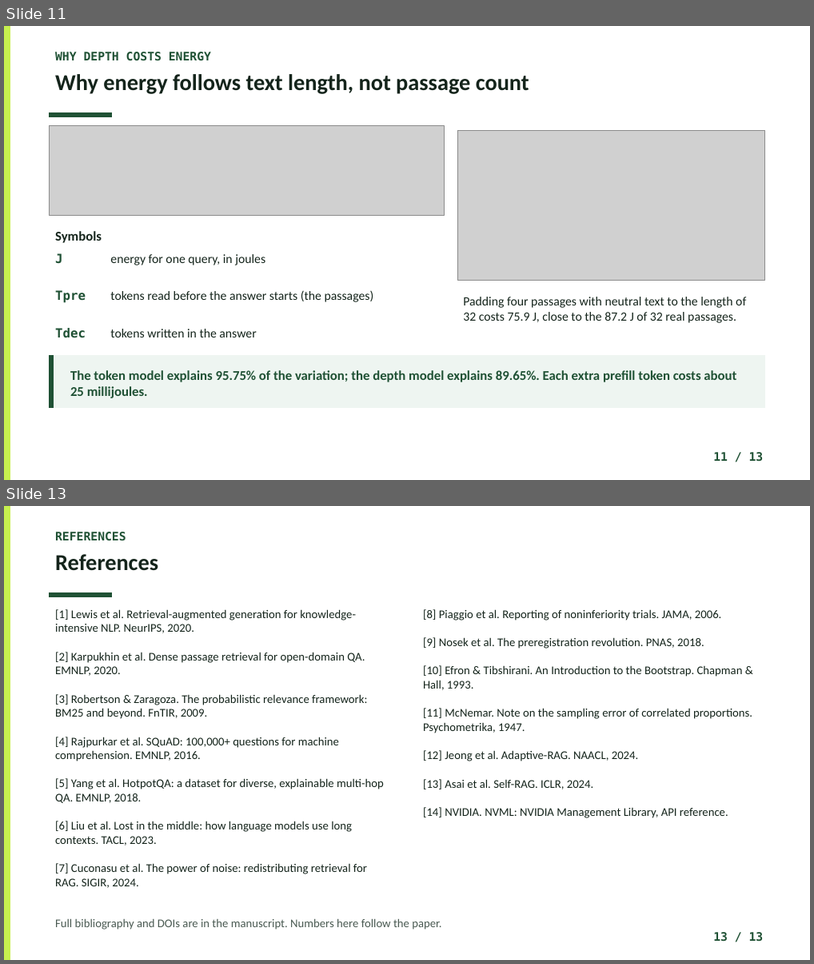
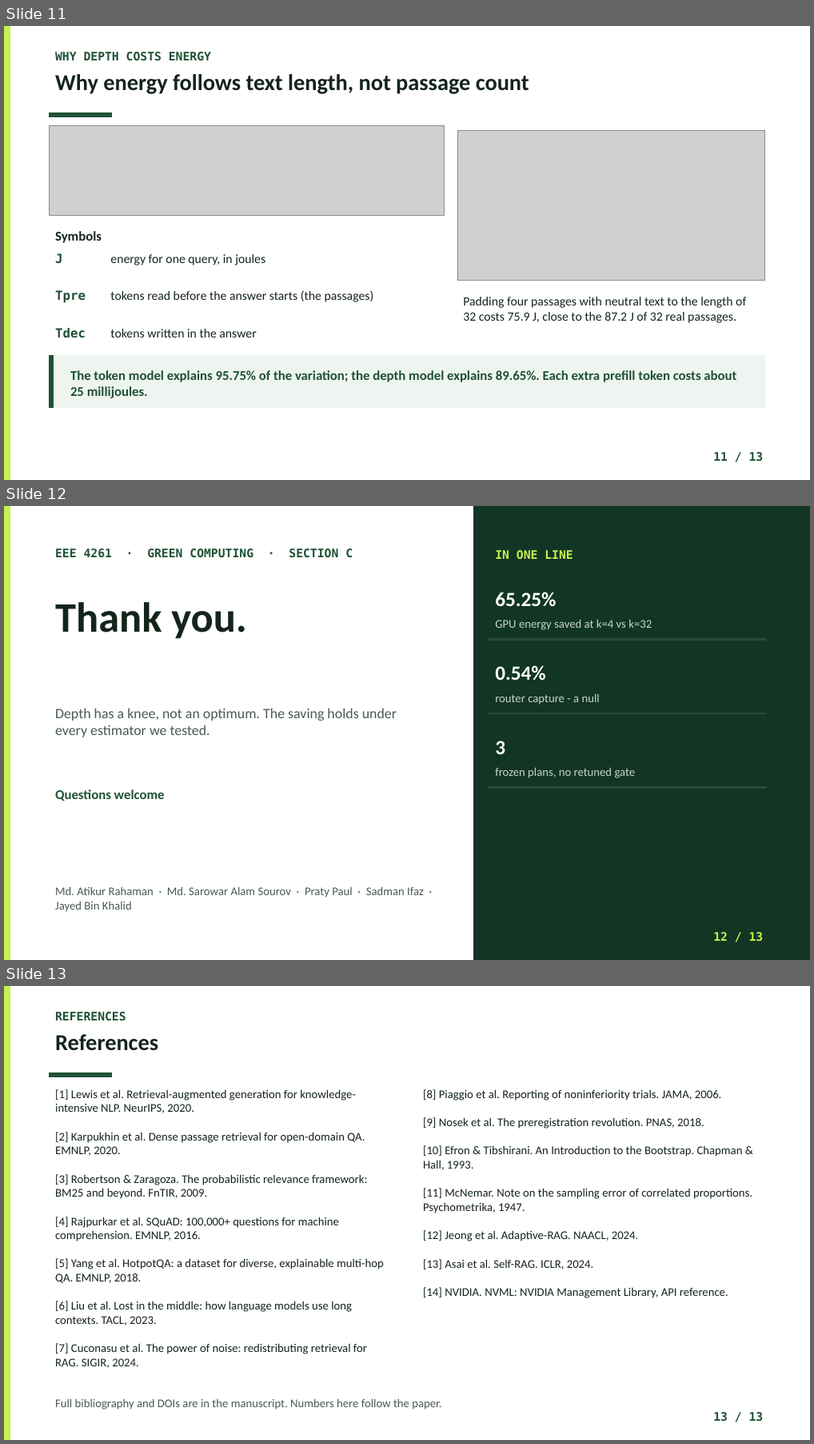
Before and after one commit to Atik203/energy-optimal-rag, a slide deck: Slides/Energy_Methodology_Presentation.pptx. Shown one above the other, each under a label of ours: slides 11 and 13 before the commit, slides 11, 12 and 13 after it; the slides between them are not shown. The pictures are 814x964 and 814x1444 pixels, drawn with LibreOffice and Linux fonts; fonts in the diff are those of the drawing; grey boxes stand for pictures. Boxes give left, top, right and bottom in pixels: in the first picture for what was removed or moved away, otherwise in the second. Text is boxed around its words. In the diff, an @@ line names an element or a change of style, - is before the commit and + after.

Commit message:
docs: two main slides per member, fix pipeline label, enlarge sweep figure
Deck: slide 3 pipeline label now sits inside its box; slide 4 sweep figure enlarged to 520x338 with the three choices beside it; slide 12 rebuilt as the closing slide so the run is 1 title, 10 main slides (2 per member), 1 close, 1 references. Findings content folded into the close. Script re-mapped to match: Member 4 takes slides 8-9, Member 5 takes 10-11 and closes at 12. All five speakers 1.43-1.51 min, 735 words, 7.35 min.

```diff
--- a/Slides/Energy_Methodology_Presentation.pptx
+++ b/Slides/Energy_Methodology_Presentation.pptx
@@ slide 12 added at (x1=4, y1=506, x2=810, y2=960), background #FFFFFF @@
@@ rectangle added at (x1=4, y1=506, x2=810, y2=960), fill #FFFFFF, outline #FFFFFF 1.5 pt @@
@@ rectangle added at (x1=4, y1=506, x2=10, y2=960), fill #C8F04F, outline #C8F04F 1.5 pt @@
@@ rectangle added at (x1=474, y1=506, x2=810, y2=960), fill #123524, outline #123524 1.5 pt @@
@@ text added at (x1=55, y1=548, x2=353, y2=558), 14 pt, text #1F5134, bold @@
+EEE 4261 · GREEN COMPUTING · SECTION C
@@ text added at (x1=495, y1=550, x2=573, y2=559), 14 pt, text #C8F04F, bold @@
+IN ONE LINE
@@ text added at (x1=495, y1=592, x2=556, y2=606), 24 pt, text #FFFFFF, bold @@
+65.25%
@@ text added at (x1=55, y1=602, x2=247, y2=639), 50 pt, text #14241B, bold @@
+Thank you.
@@ text added at (x1=495, y1=620, x2=652, y2=630), 14 pt, text #C6D6CC @@
+GPU energy saved at k=4 vs k=32
@@ rectangle added at (x1=490, y1=639, x2=767, y2=639), fill #2C4A3A, outline #2C4A3A 1.5 pt @@
@@ text added at (x1=495, y1=665, x2=546, y2=680), 24 pt, text #FFFFFF, bold @@
+0.54%
@@ text added at (x1=495, y1=694, x2=600, y2=704), 14 pt, text #C6D6CC @@
+router capture - a null
@@ text added at (x1=55, y1=708, x2=397, y2=737), 17 pt, text #4A5A52 @@
+Depth has a knee, not an optimum. The saving holds under every estimator we tested.
@@ rectangle added at (x1=490, y1=713, x2=767, y2=713), fill #2C4A3A, outline #2C4A3A 1.5 pt @@
@@ text added at (x1=495, y1=740, x2=506, y2=754), 24 pt, text #FFFFFF, bold @@
+3
@@ text added at (x1=495, y1=768, x2=636, y2=778), 14 pt, text #C6D6CC @@
+frozen plans, no retuned gate
@@ text added at (x1=55, y1=789, x2=165, y2=800), 16 pt, text #1F5134, bold @@
+Questions welcome
@@ rectangle added at (x1=490, y1=787, x2=767, y2=788), fill #2C4A3A, outline #2C4A3A 1.5 pt @@
@@ text added at (x1=55, y1=887, x2=424, y2=912), 14 pt, text #4A5A52 @@
+Md. Atikur Rahaman · Md. Sarowar Alam Sourov · Praty Paul · Sadman Ifaz · Jayed Bin Khalid
@@ text added at (x1=714, y1=932, x2=764, y2=940), 14 pt, text #C8F04F, bold @@
+12 / 13
```
Also in this commit, not shown: 2 slides changed, 1 slide removed, 13 other files.
